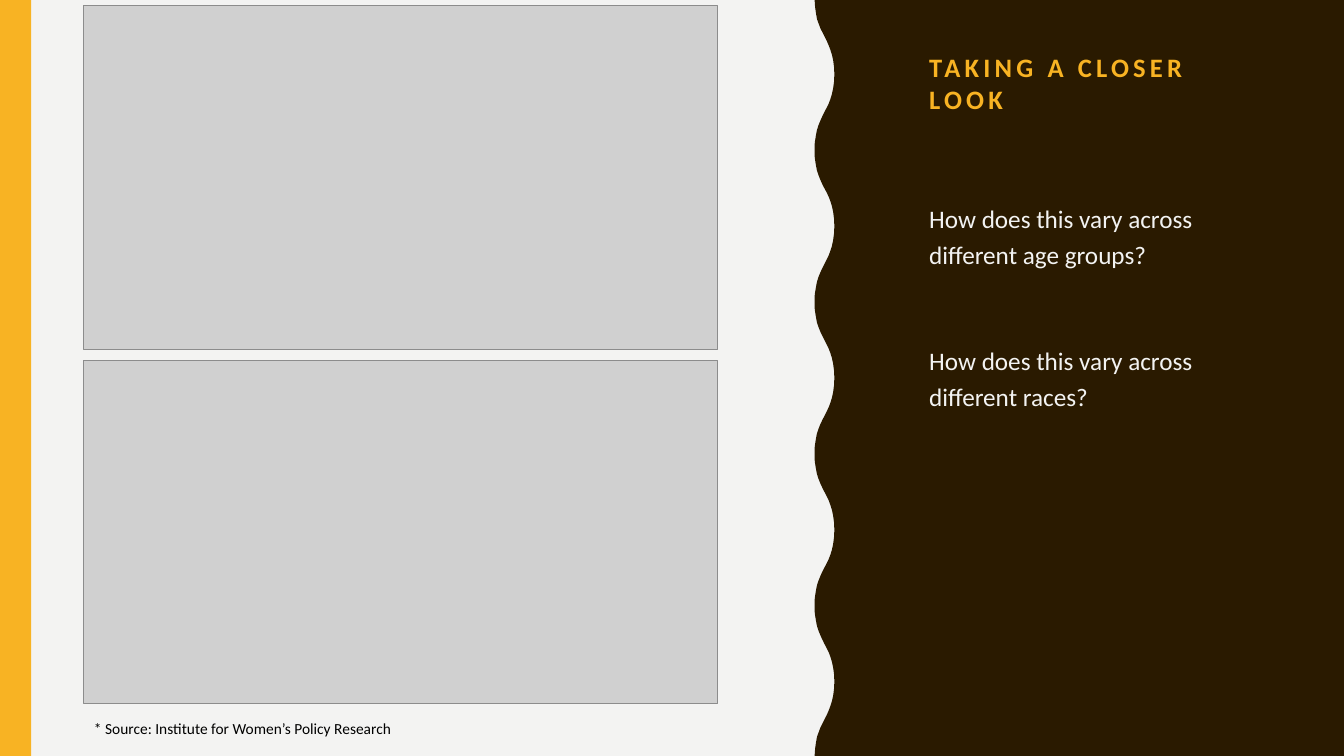
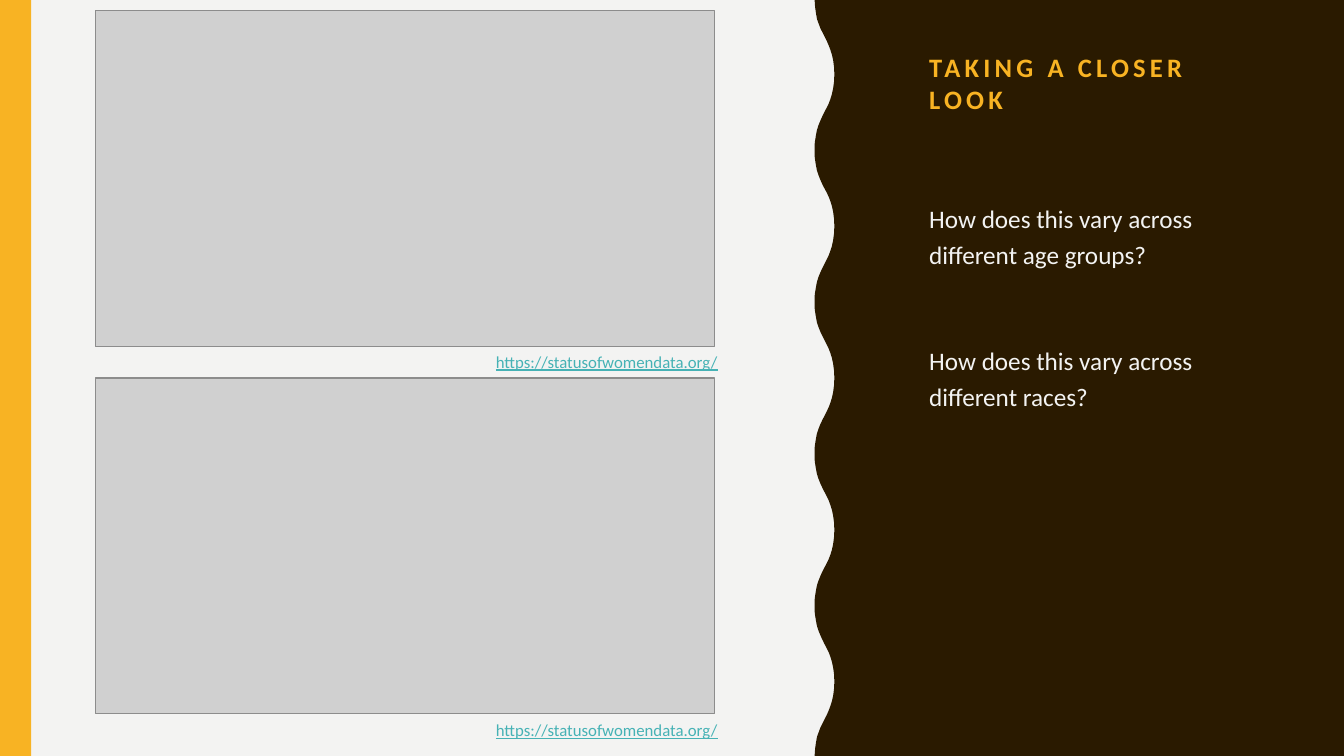
Before and after one commit to kathleeng77/Open-Source-Project-1, a slide deck: slide 5 of presentation/women-in-workforce.pptx. Drawn at 1344x756 pixels with LibreOffice and Linux fonts; fonts in the diff are those of the drawing; grey boxes stand for pictures. Boxes give left, top, right and bottom in pixels: in the first picture for what was removed or moved away, otherwise in the second. Text is boxed around its words. In the diff, an @@ line names an element or a change of style, - is before the commit and + after.

Commit message:
checked summary grammar and added alt text to ppt

```diff
--- a/presentation/women-in-workforce.pptx
+++ b/presentation/women-in-workforce.pptx
@@ picture: place and size @@
-picture at box(84, 6, 718, 350)
+picture at box(95, 10, 715, 346)
@@ text added at box(496, 356, 717, 371), 12 pt, text #46B2B5, underline @@
+https://statusofwomendata.org/
@@ picture: place and size @@
-picture at box(84, 360, 718, 704)
+picture at box(95, 378, 715, 714)
@@ text removed at box(105, 723, 391, 737) @@
-* Source: Institute for Women’s Policy Research
@@ text added at box(496, 724, 717, 739), 12 pt, text #46B2B5, underline @@
+https://statusofwomendata.org/
```
Also in this commit, not shown: 11 other slides changed, 1 slide added, 1 slide removed, 5 other files.
